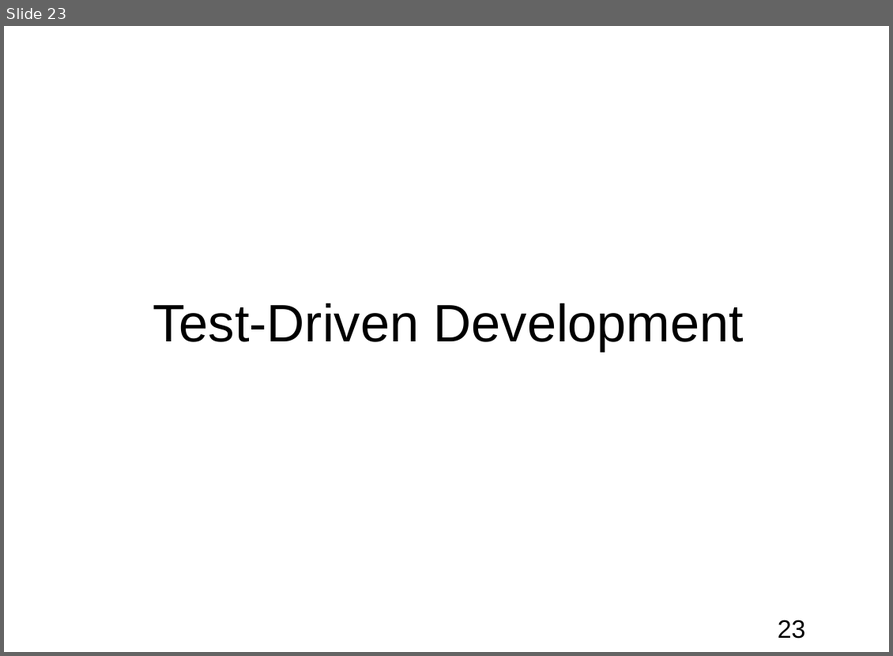
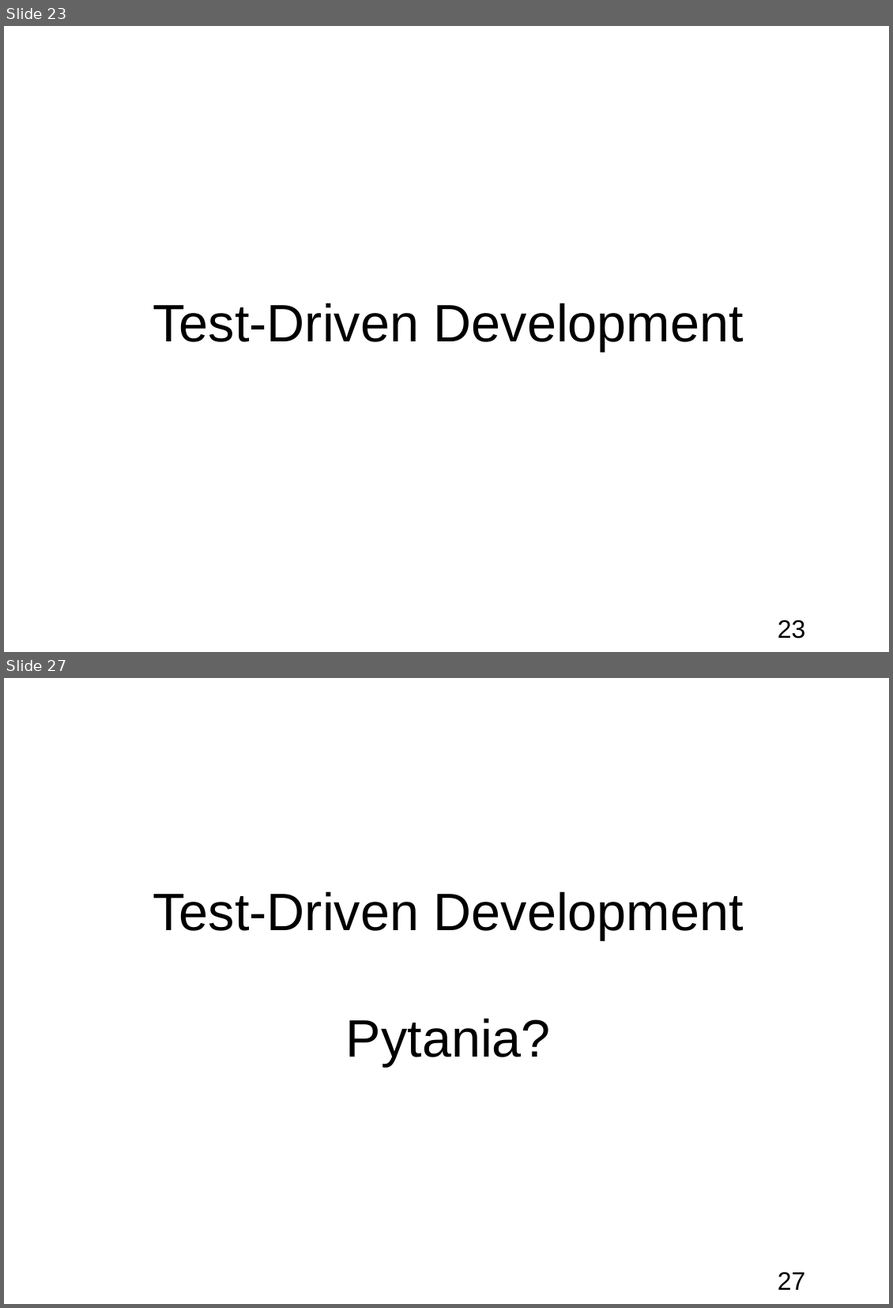
Before and after one commit to bercik/apt_seminar, a slide deck: prezentacja.odp. Shown one above the other, each under a label of ours: slide 23 before the commit, slides 23 and 27 after it; the slides between them are not shown. The pictures are 893x656 and 893x1308 pixels, drawn with LibreOffice and Linux fonts; fonts in the diff are those of the drawing; background and template pictures are left out. Boxes give left, top, right and bottom in pixels: in the first picture for what was removed or moved away, otherwise in the second. Text is boxed around its words. In the diff, an @@ line names an element or a change of style, - is before the commit and + after.

```diff
--- a/prezentacja.odp
+++ b/prezentacja.odp
@@ slide 27 added at box(4, 678, 889, 1304), background picture (left out); not listed: 1 template element that a slide beside it also shows @@
@@ title added at box(153, 891, 743, 1066), 50 pt, text #000000 @@
+Test-Driven Development
+Pytania?
```
Also in this commit, not shown: 1 slide changed, 3 other slides added, 2 other files.
